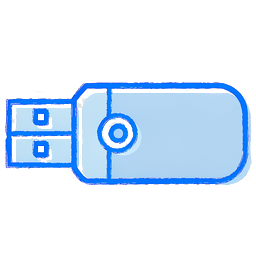
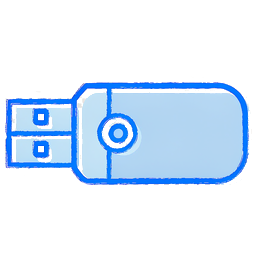
Layer changes from the first 256 × 256 image to the second:
painted on "图层 4" over box(37, 91, 253, 185)
